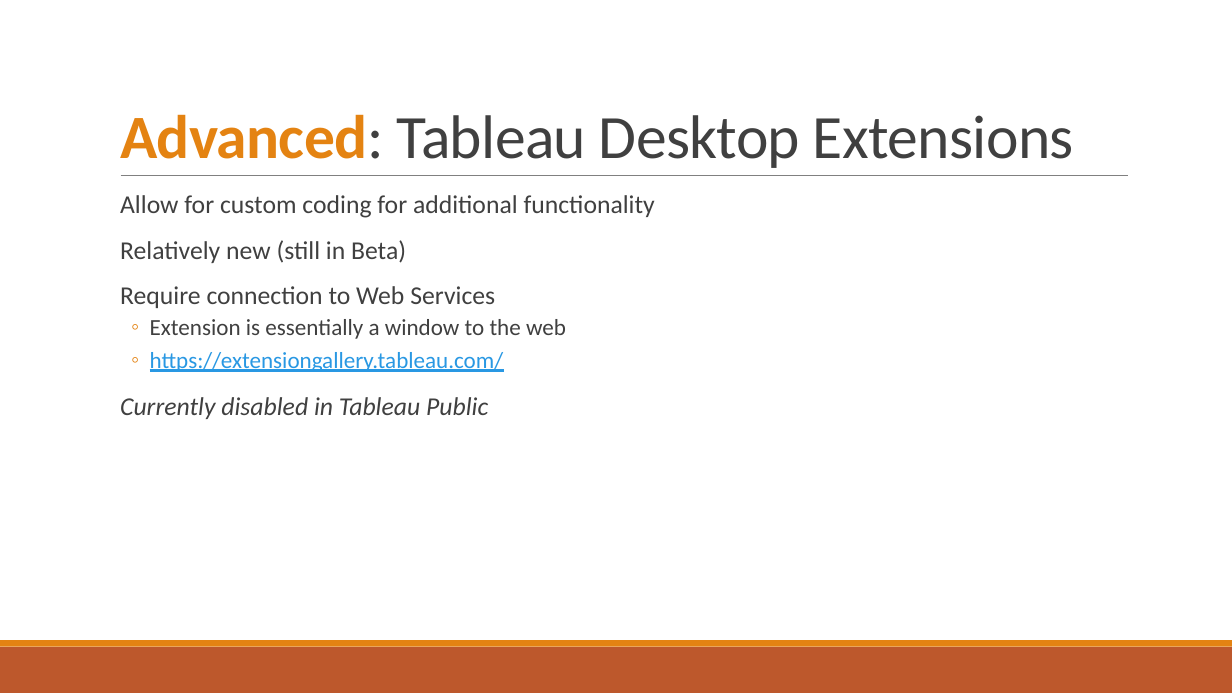
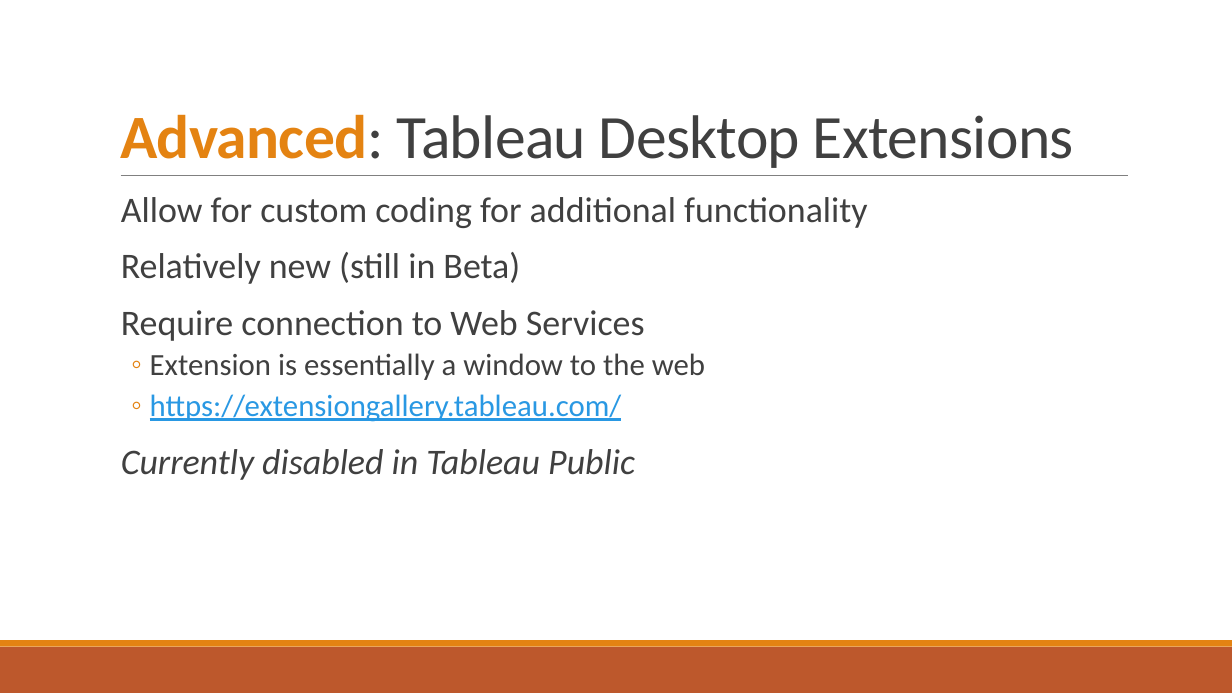
Before and after one commit to ConnorJPSmith/TableauWorkshop, a slide deck: slide 37 of Data Exploration and Visualization with Tableau.pptx (slide 36 before the commit). Drawn at 1232x693 pixels with LibreOffice and Linux fonts; fonts in the diff are those of the drawing. Boxes give left, top, right and bottom in pixels: in the first picture for what was removed or moved away, otherwise in the second. Text is boxed around its words. In the diff, an @@ line names an element or a change of style, - is before the commit and + after.

Commit message:
Update Data Exploration and Visualization with Tableau.pptx
updated powerpoint

```diff
--- a/Data Exploration and Visualization with Tableau.pptx
+++ b/Data Exploration and Visualization with Tableau.pptx
@@ text "Allow for custom coding for ..." at <box>121,197,867,480</box>: size 20 to 28 pt in "Allow for custom coding for additional functionality", "Relatively new (still in Beta)", "Require connection to Web Services", "Currently disabled in Tableau Public"; size 18 to 24 pt in "Extension is essentially a window to the ...", "https://extensiongallery.tableau.com/" @@
```
Also in this commit, not shown: 6 other slides changed, 1 slide added.
